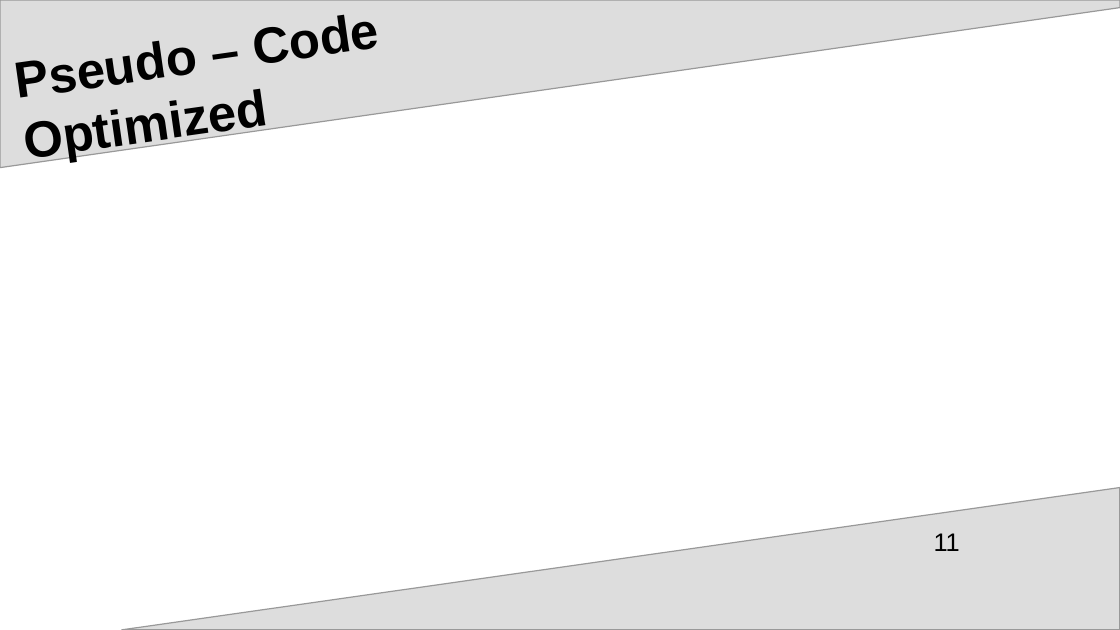
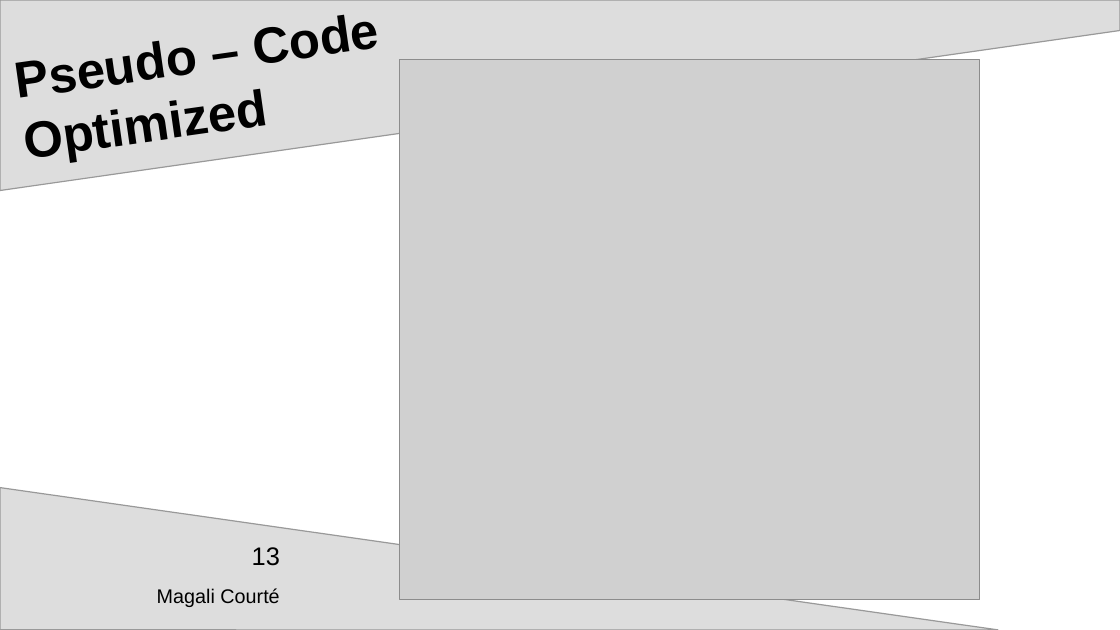
Before and after one commit to mcourte/OC_Projet7, a slide deck: slide 13 of ppt_soutenance.odp (slide 11 before the commit). Drawn at 1120x630 pixels with LibreOffice and Linux fonts; fonts in the diff are those of the drawing; grey boxes stand for pictures; background and template pictures are left out. Boxes give left, top, right and bottom in pixels: in the first picture for what was removed or moved away, otherwise in the second. Text is boxed around its words. In the diff, an @@ line names an element or a change of style, - is before the commit and + after.

```diff
--- a/ppt_soutenance.odp
+++ b/ppt_soutenance.odp
@@ freeform shape resized from (x1=0, y1=0, x2=1120, y2=168) to (x1=0, y1=0, x2=1120, y2=191) @@
@@ picture added at (x1=400, y1=60, x2=981, y2=601) @@
@@ freeform shape moved from (x1=122, y1=488, x2=1120, y2=630) to (x1=0, y1=488, x2=998, y2=630) @@
@@ page number removed at (x1=934, y1=533, x2=960, y2=551) @@
-11
@@ page number added at (x1=252, y1=547, x2=280, y2=566), 18 pt, text #000000 @@
+13
@@ text added at (x1=157, y1=588, x2=279, y2=607), 14 pt, text #000000 @@
+Magali Courté
```
Also in this commit, not shown: 5 other slides changed, 4 slides added.
